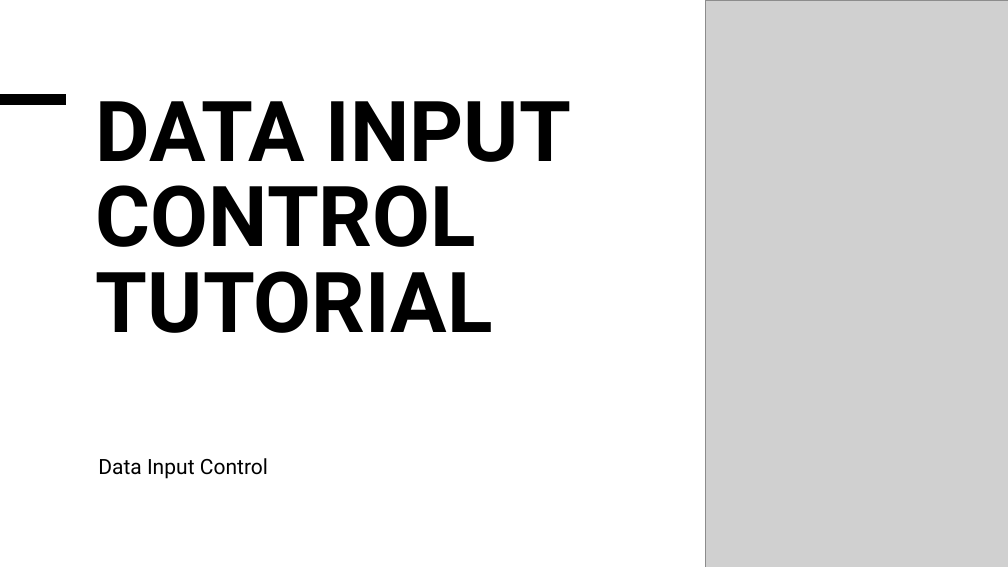
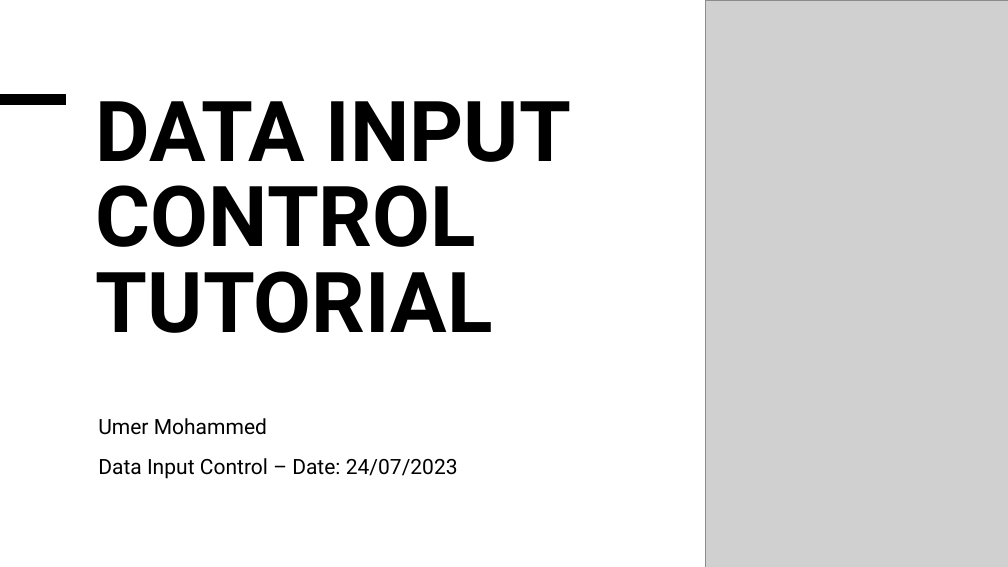
Before and after one commit to D3m0nslay7/HospitalityDataUpdater, a slide deck: slide 1 of Tutorial.pptx. Drawn at 1008x567 pixels with LibreOffice and Linux fonts; fonts in the diff are those of the drawing; grey boxes stand for pictures. Boxes give left, top, right and bottom in pixels: in the first picture for what was removed or moved away, otherwise in the second. Text is boxed around its words. In the diff, an @@ line names an element or a change of style, - is before the commit and + after.

Commit message:
Replacing Tutorial

```diff
--- a/Tutorial.pptx
+++ b/Tutorial.pptx
@@ subtitle at box(98, 418, 458, 479): text changed @@
-Data Input Control
+Umer Mohammed
+Data Input Control – Date: 24/07/2023
```
Also in this commit, not shown: 11 other slides changed, 2 slides added.
